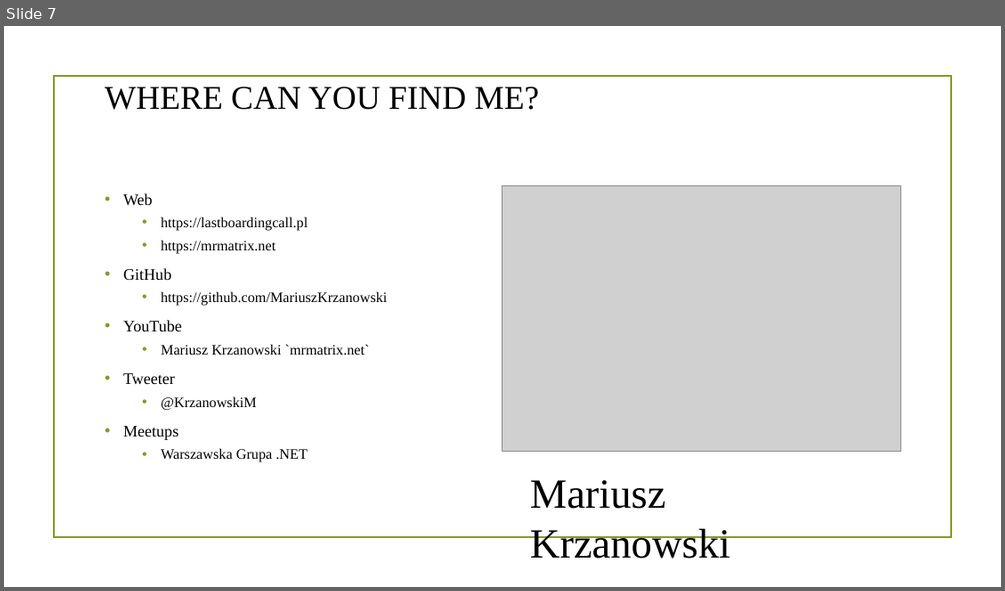
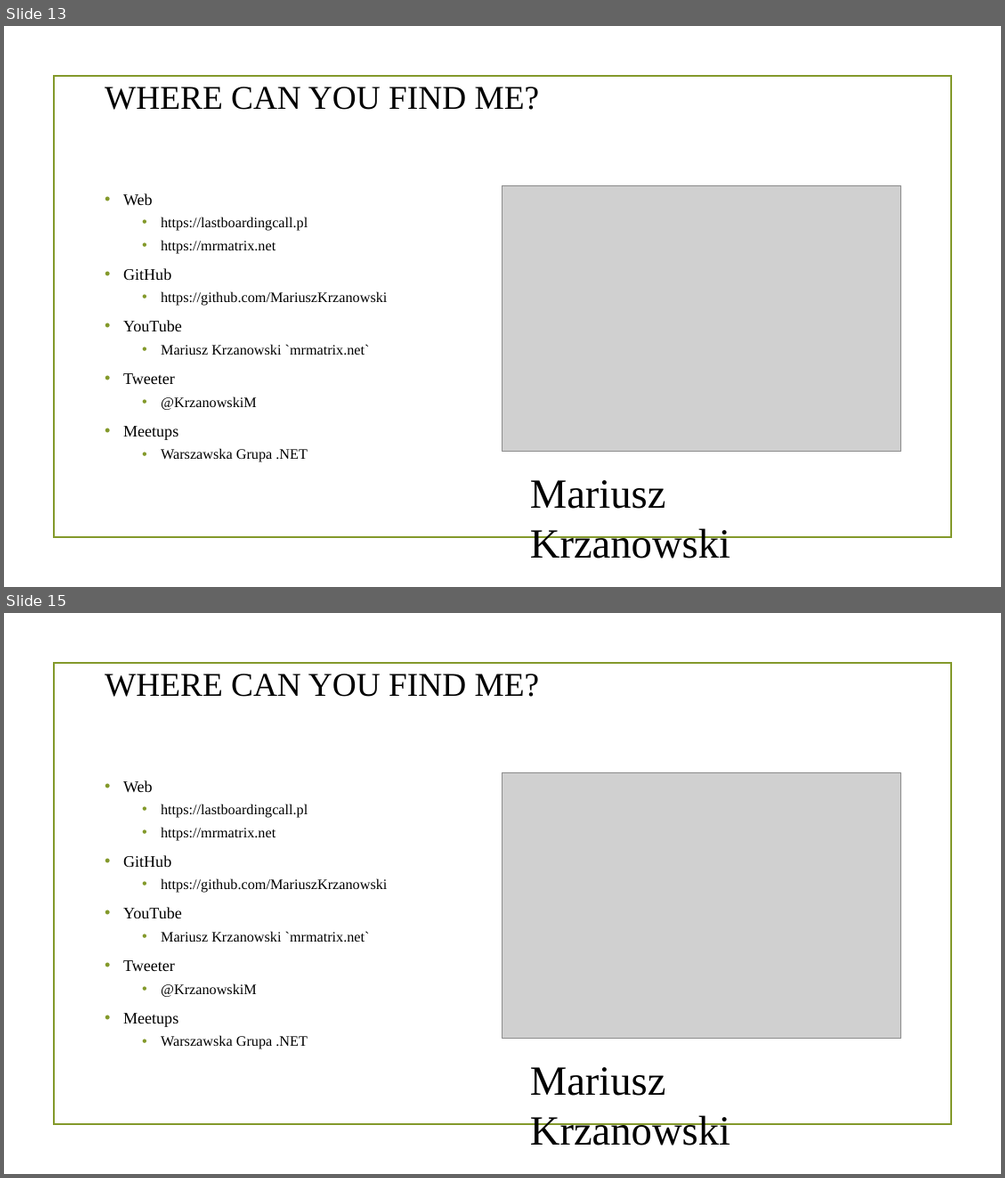
Before and after one commit to MariuszKrzanowski/asynchronous-intuition, a slide deck: slides/AsynchronousIntuition.pptx. Shown one above the other, each under a label of ours: slide 7 before the commit, slides 13 and 15 after it; the slides between them are not shown. The pictures are 1005x591 and 1005x1178 pixels, drawn with LibreOffice and Linux fonts; fonts in the diff are those of the drawing; grey boxes stand for pictures; background and template pictures are left out. Boxes give left, top, right and bottom in pixels: in the first picture for what was removed or moved away, otherwise in the second. Text is boxed around its words. In the diff, an @@ line names an element or a change of style, - is before the commit and + after.

```diff
--- a/slides/AsynchronousIntuition.pptx
+++ b/slides/AsynchronousIntuition.pptx
@@ slide 15 added at (4, 613, 1001, 1174), background picture (left out); not listed: 1 template element that a slide beside it also shows @@
@@ text added at (105, 674, 540, 697), 32 pt, text #000000 @@
+WHERE CAN YOU FIND ME?
@@ picture added at (502, 772, 900, 1038) @@
@@ text added at (123, 780, 387, 1049), 13.9 pt, text #000000 @@
+• Web
+  • https://lastboardingcall.pl
+  • https://mrmatrix.net
+• GitHub
+  • https://github.com/MariuszKrzanowski
+• YouTube
+  • Mariusz Krzanowski `mrmatrix.net`
+• Tweeter
+  • @KrzanowskiM
+• Meetups
+  • Warszawska Grupa .NET
@@ text added at (530, 1067, 730, 1145), 40 pt, text #000000 @@
+Mariusz Krzanowski
@@ what was slide 7 is now slide 13 @@
```
Also in this commit, not shown: 5 slides changed, 7 other slides added.
